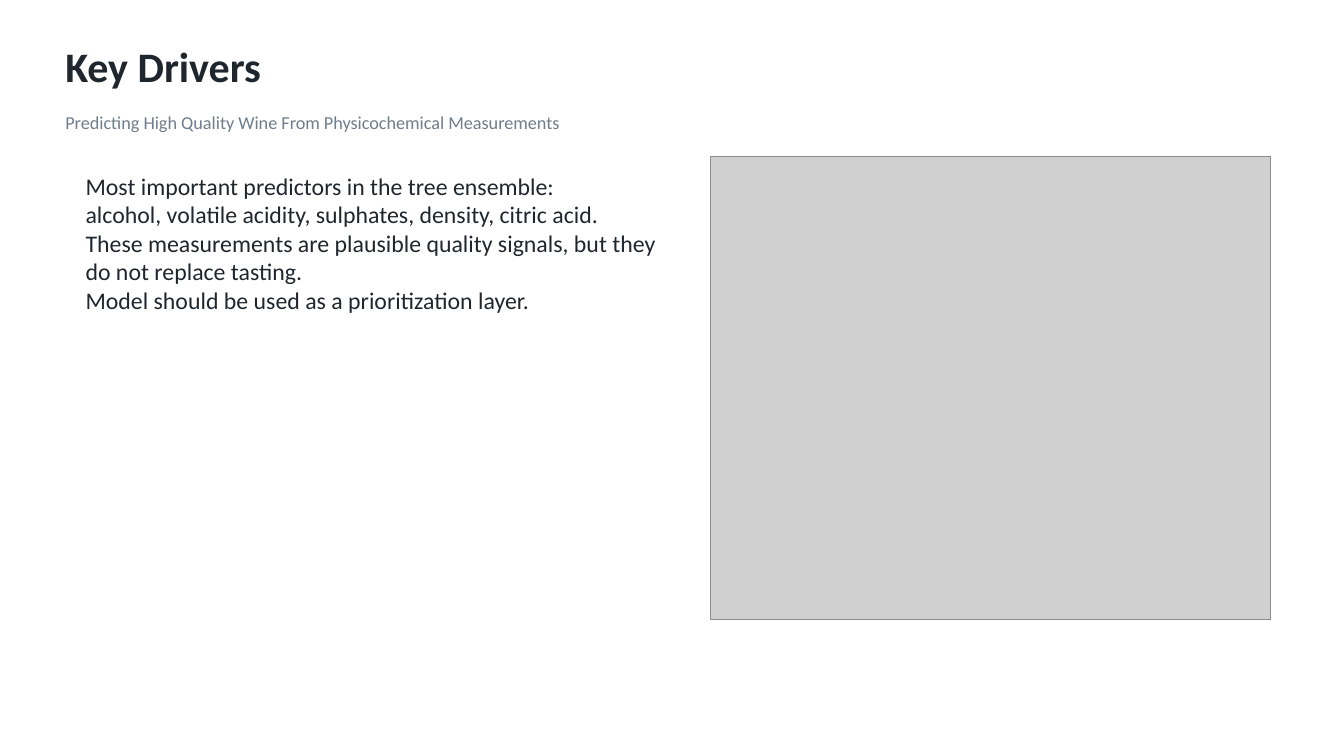
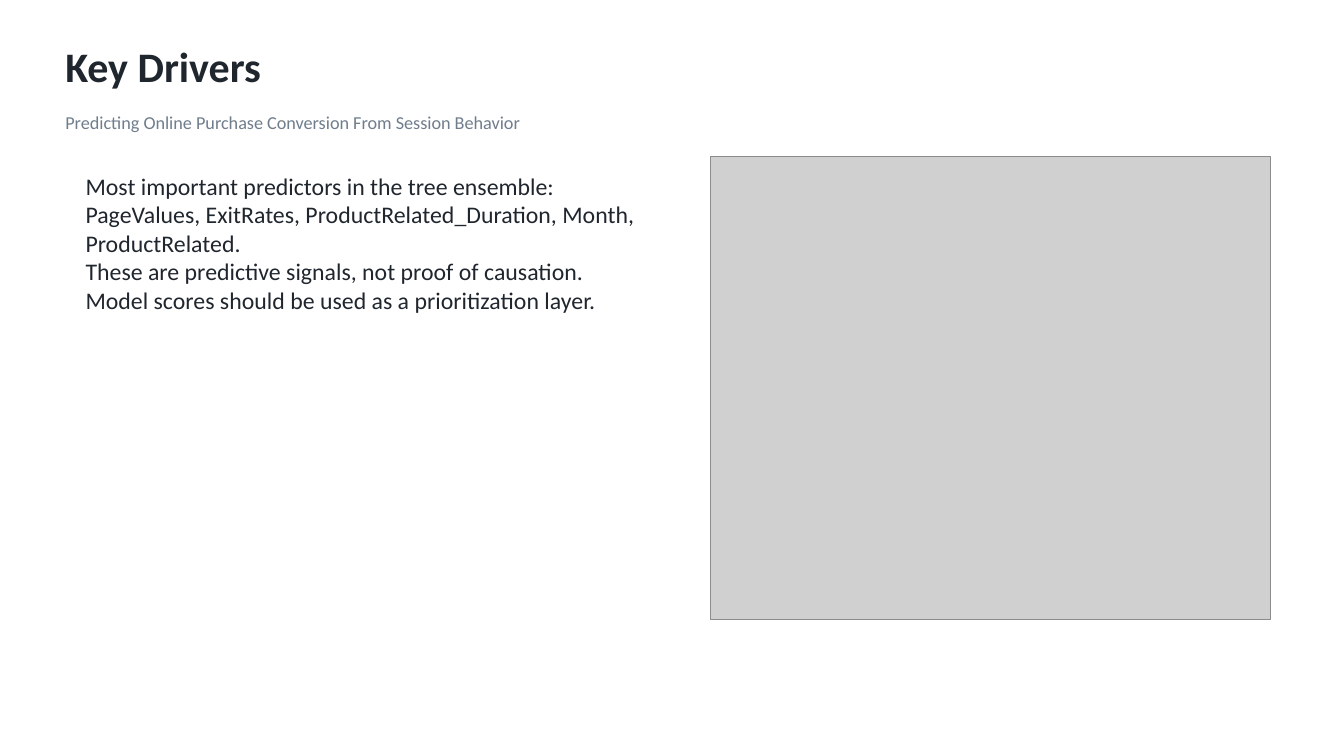
Before and after one commit to nikitarogers333/ads-predictive-modeling-final, a slide deck: slide 4 of Executive_Summary-Team1.pptx. Drawn at 1344x756 pixels with LibreOffice and Linux fonts; fonts in the diff are those of the drawing; grey boxes stand for pictures. Boxes give left, top, right and bottom in pixels: in the first picture for what was removed or moved away, otherwise in the second. Text is boxed around its words. In the diff, an @@ line names an element or a change of style, - is before the commit and + after.

Commit message:
Replace wine dataset with online shoppers conversion project

```diff
--- a/Executive_Summary-Team1.pptx
+++ b/Executive_Summary-Team1.pptx
@@ text at box(65, 116, 520, 132): text changed @@
-Predicting High Quality Wine From Physicochemical Measurements
+Predicting Online Purchase Conversion From Session Behavior
@@ text at box(86, 206, 634, 313): text changed @@
-alcohol, volatile acidity, sulphates, density, citric acid.
-These measurements are plausible quality signals, but they do not replace tasting.
-Model should be used as a prioritization layer.
+PageValues, ExitRates, ProductRelated_Duration, Month, ProductRelated.
+These are predictive signals, not proof of causation.
+Model scores should be used as a prioritization layer.
```
Also in this commit, not shown: 4 other slides changed, 38 other files.
